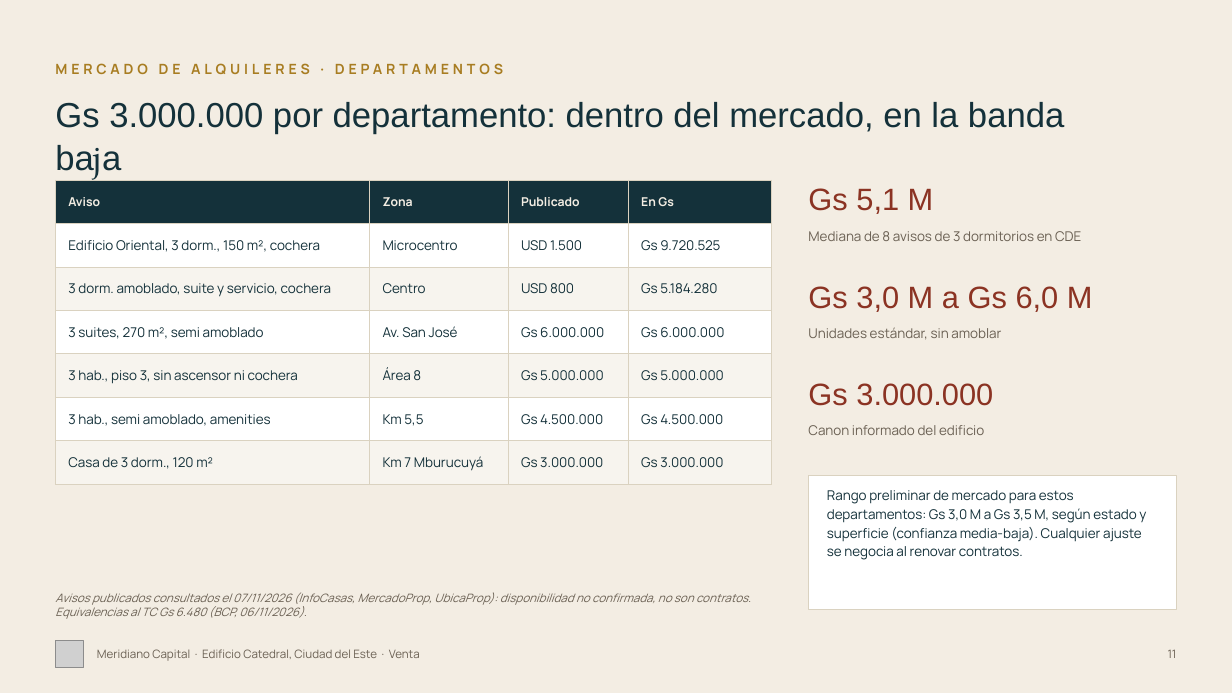
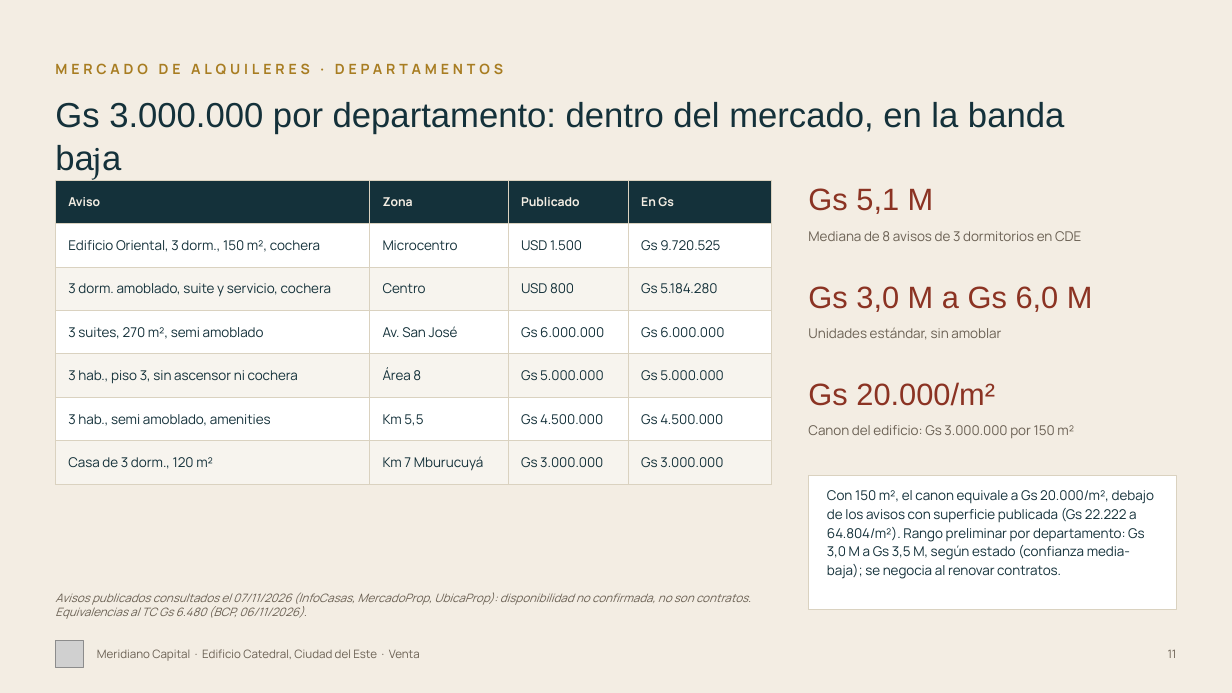
Before and after one commit to juanjosecastillo608/Meridiano-Capital, a slide deck: slide 11 of projects/meridiano-capital/presentaciones/edificio-catedral/entregables/Edificio_Catedral_Meridiano_FINAL.pptx. Drawn at 1232x693 pixels with LibreOffice and Linux fonts; fonts in the diff are those of the drawing; grey boxes stand for pictures. Boxes give left, top, right and bottom in pixels: in the first picture for what was removed or moved away, otherwise in the second. Text is boxed around its words. In the diff, an @@ line names an element or a change of style, - is before the commit and + after.

```diff
--- a/projects/meridiano-capital/presentaciones/edificio-catedral/entregables/Edificio_Catedral_Meridiano_FINAL.pptx
+++ b/projects/meridiano-capital/presentaciones/edificio-catedral/entregables/Edificio_Catedral_Meridiano_FINAL.pptx
@@ text at [808, 382, 995, 406]: text changed @@
-Gs 3.000.000
+Gs 20.000/m²
@@ text at [808, 425, 1074, 438]: text changed @@
-Canon informado del edificio
+Canon del edificio: Gs 3.000.000 por 150 m²
@@ text at [827, 490, 1154, 579]: text changed @@
-Rango preliminar de mercado para estos departamentos: Gs 3,0 M a Gs 3,5 M, según estado y superficie (confianza media-baja). Cualquier ajuste se negocia al renovar contratos.
+Con 150 m², el canon equivale a Gs 20.000/m², debajo de los avisos con superficie publicada (Gs 22.222 a 64.804/m²). Rango preliminar por departamento: Gs 3,0 M a Gs 3,5 M, según estado (confianza media-baja); se negocia al renovar contratos.
```
Also in this commit, not shown: 11 other slides changed, 16 other files.
